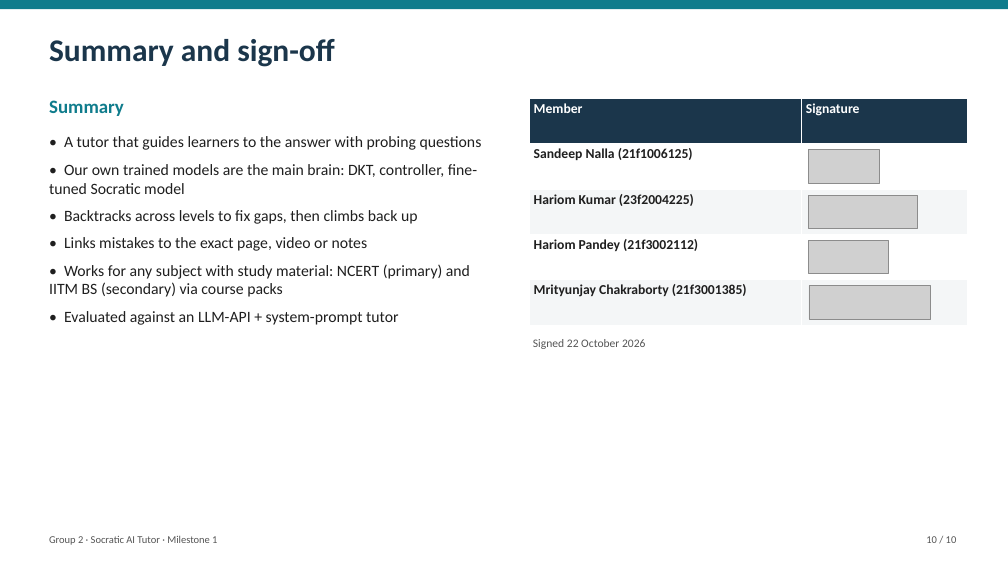
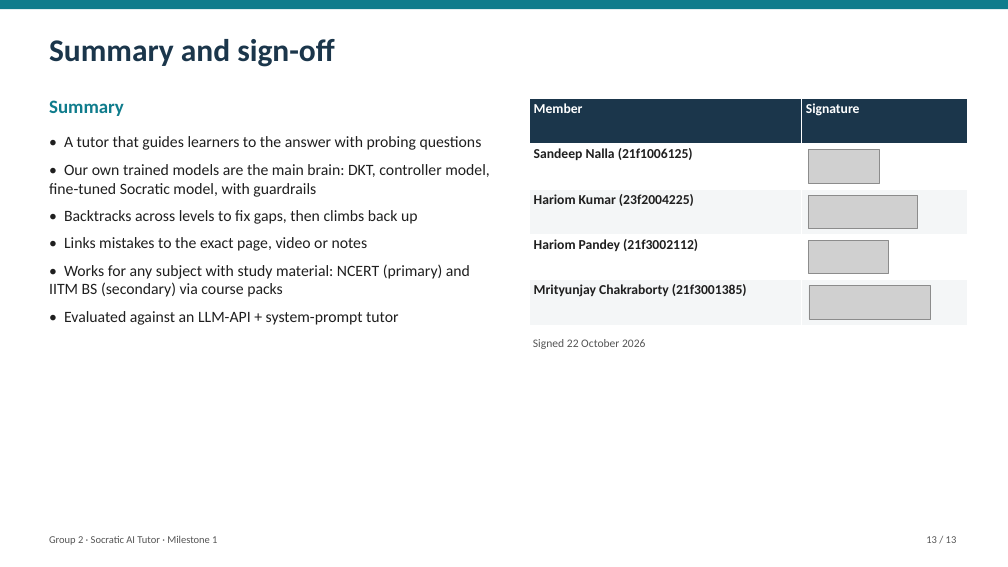
Before and after one commit to Hariomkr147/Group-2-DS-and-AI-Lab-Project, a slide deck: slide 13 of docs/milestone-1/Milestone1_Presentation.pptx (slide 10 before the commit). Drawn at 1008x567 pixels with LibreOffice and Linux fonts; fonts in the diff are those of the drawing; grey boxes stand for pictures. Boxes give left, top, right and bottom in pixels: in the first picture for what was removed or moved away, otherwise in the second. Text is boxed around its words. In the diff, an @@ line names an element or a change of style, - is before the commit and + after.

```diff
--- a/docs/milestone-1/Milestone1_Presentation.pptx
+++ b/docs/milestone-1/Milestone1_Presentation.pptx
@@ text at bbox=[49, 164, 489, 197]: text changed @@
-• Our own trained models are the main brain: DKT, controller, fine-tuned Socratic model
+• Our own trained models are the main brain: DKT, controller model, fine-tuned Socratic model, with guardrails
@@ text at bbox=[926, 536, 957, 543]: text changed @@
-10 / 10
+13 / 13
```
Also in this commit, not shown: 8 other slides changed, 3 slides added, 4 other files.
